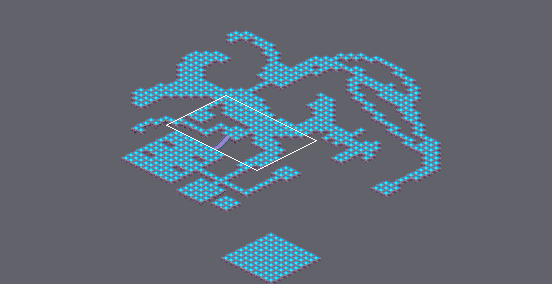
Tiled map, stored at areas/testlib.tmx. Above: a wide view before the commit, with the close-up outlined.
Close-up. The starting point:
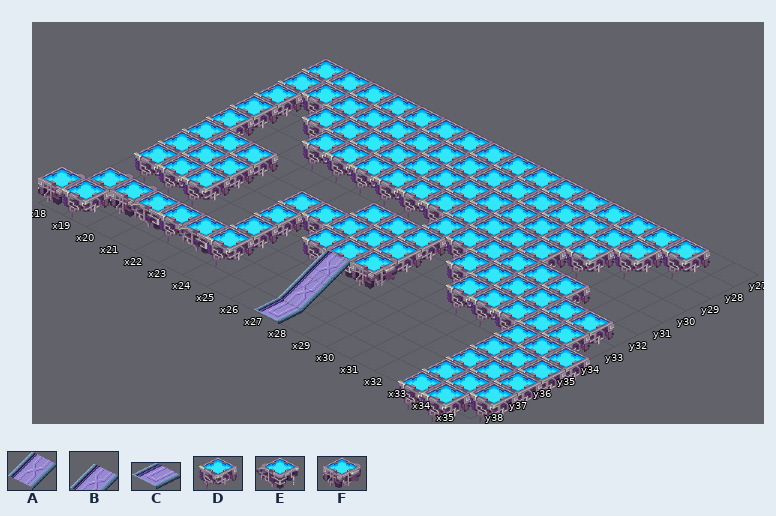
Cells are 64x32 px. Isometric: x runs down to the right, y down to the left. Shown: x 18..35, y 27..38. The commit also changed other parts of the map, which this record leaves out. Layer "Tile Layer 3" is drawn 0,-32 px off the grid.
Key: from "DarkLiberationRamp": A 0 "Stairs", B 2 "Stairs"; from "DarkLiberationTileset": C 20; from "panel base": D 0, E 1, F 2.
_ is an empty cell.
Layers that did not change in this view are not listed.
Layer "Tile Layer 1" before, first column x 18:
27 DDDDDDDDDDDDDDDD__
28 DDDDDDDDDDDDDDD___
29 D_DDDDDDDDDDDD____
30 D__DDDDDDDDDD_____
31 D________DDDDDD___
32 DDD________DDDDDD_
33 DDD_________DDDDD_
34 DDD____________DDD
35 _______________DDD
36 _______________DDD
37 _________A_____DDD
38 _________C_____DD_
Layer "Tile Layer 3" before, first column x 18:
27 __________________
28 __________________
29 __________________
30 __________________
31 __________________
32 __________________
33 ________DDD_______
34 ______DDDDD_______
35 ______D_DEF_______
36 ______D__B________
37 _FFEDED___________
38 FD________________
After:
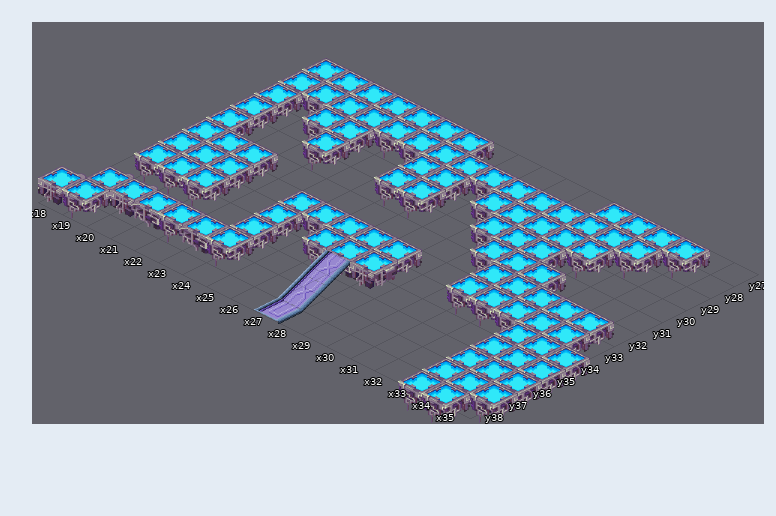
The exact change:
Changed rows in their new state; . is an unchanged cell.
Layer "Tile Layer 1":
first column x 22:
27 ..._____...
29 __.._......
30 __..__.....
31 .....__..._
32 ......._...
Layer "Tile Layer 3":
first column x 26:
33 ___
